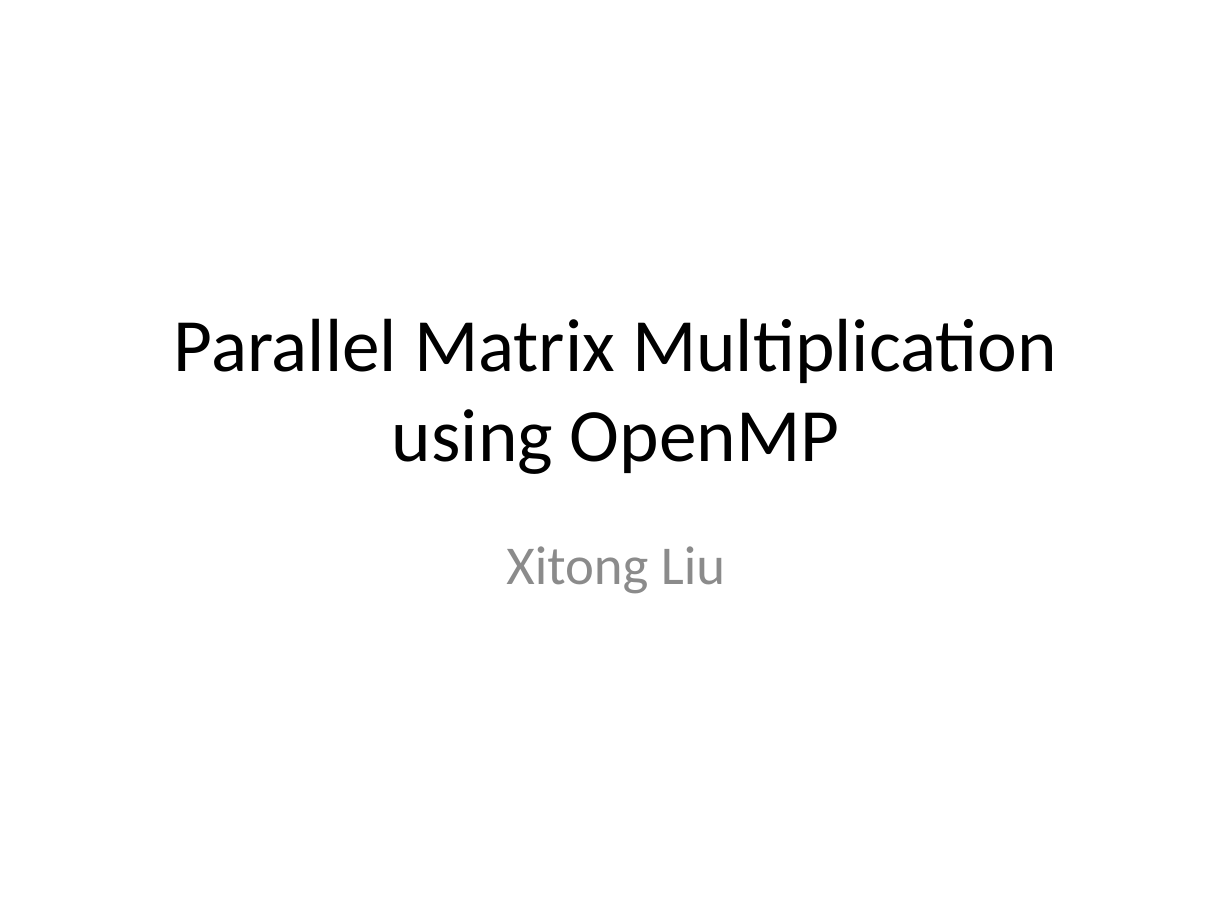
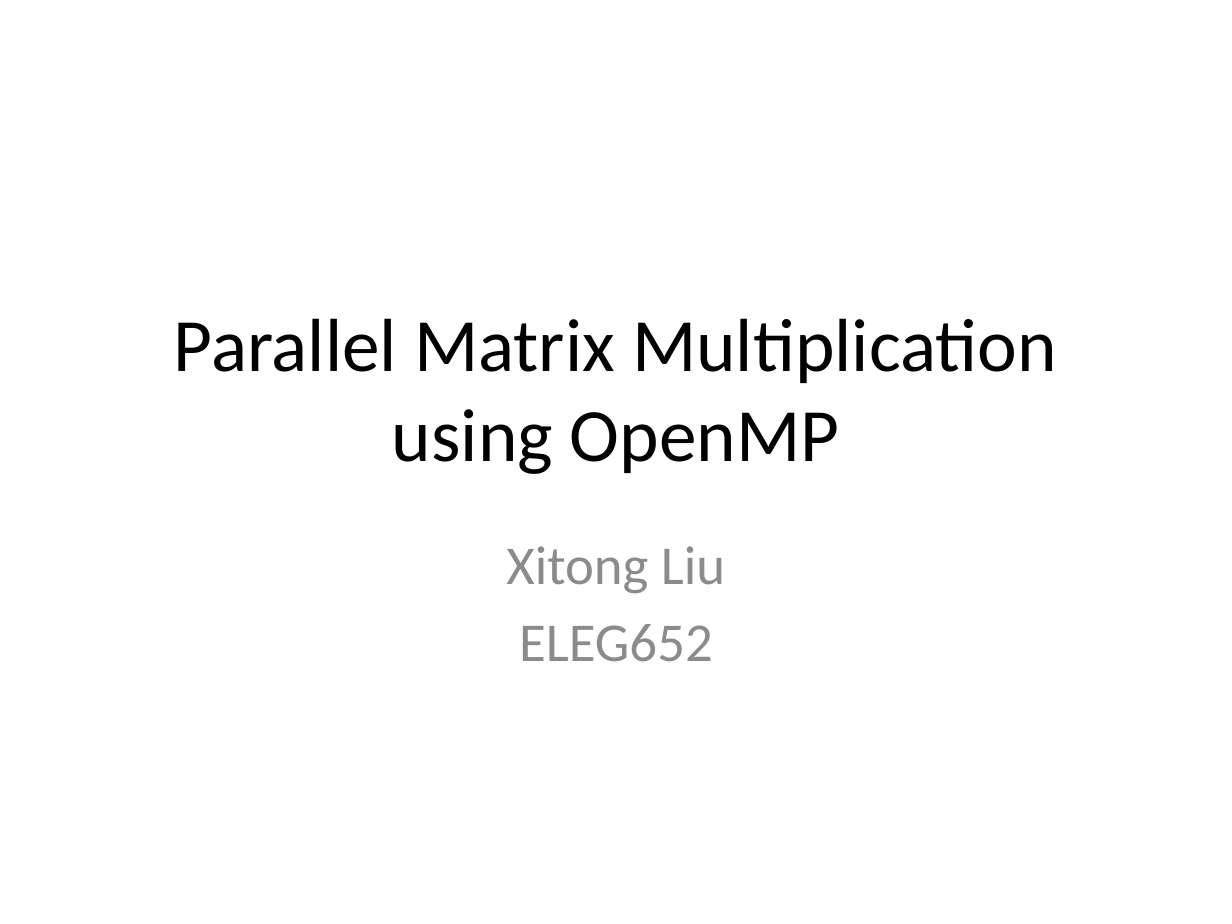
Before and after one commit to foremire/parallel, a slide deck: slide 1 of project/presentation/xitongliu.pptx. Drawn at 1232x924 pixels with LibreOffice and Linux fonts; fonts in the diff are those of the drawing. Boxes give left, top, right and bottom in pixels: in the first picture for what was removed or moved away, otherwise in the second. Text is boxed around its words. In the diff, an @@ line names an element or a change of style, - is before the commit and + after.

```diff
--- a/project/presentation/xitongliu.pptx
+++ b/project/presentation/xitongliu.pptx
@@ subtitle at [519, 624, 713, 662]: paragraph added @@
+ELEG652
```
Also in this commit, not shown: 2 other files.
